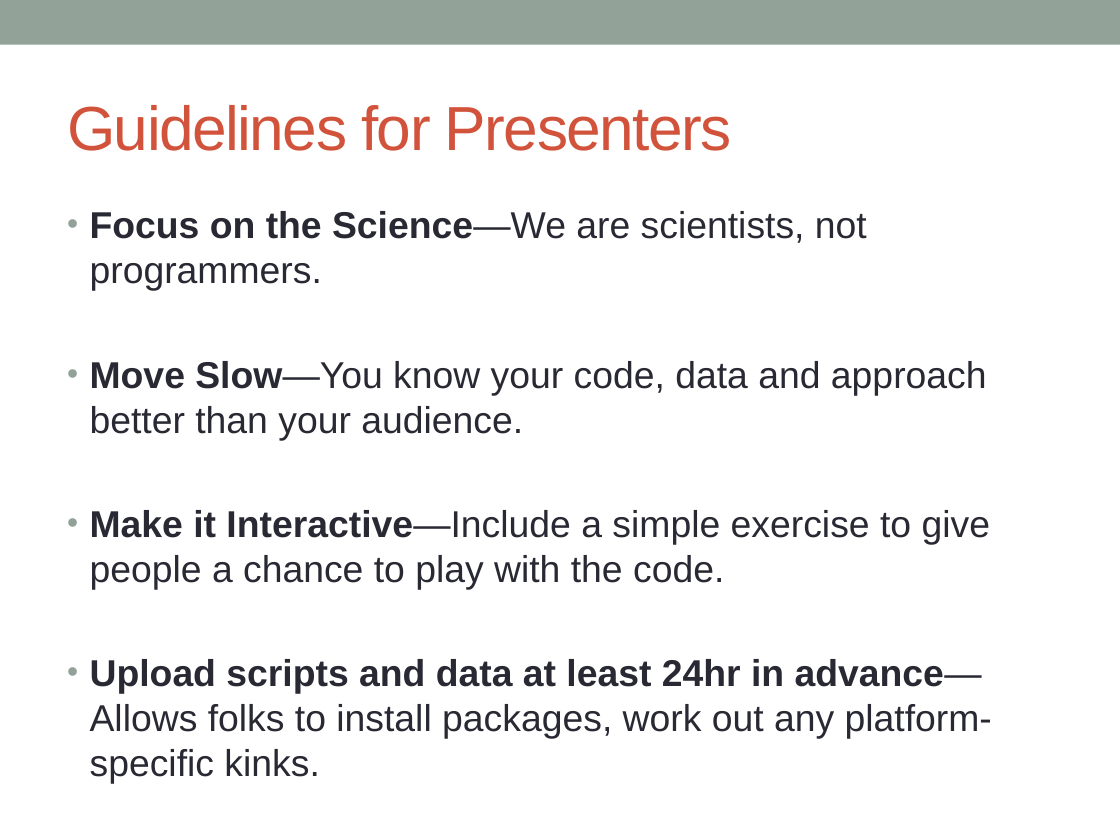
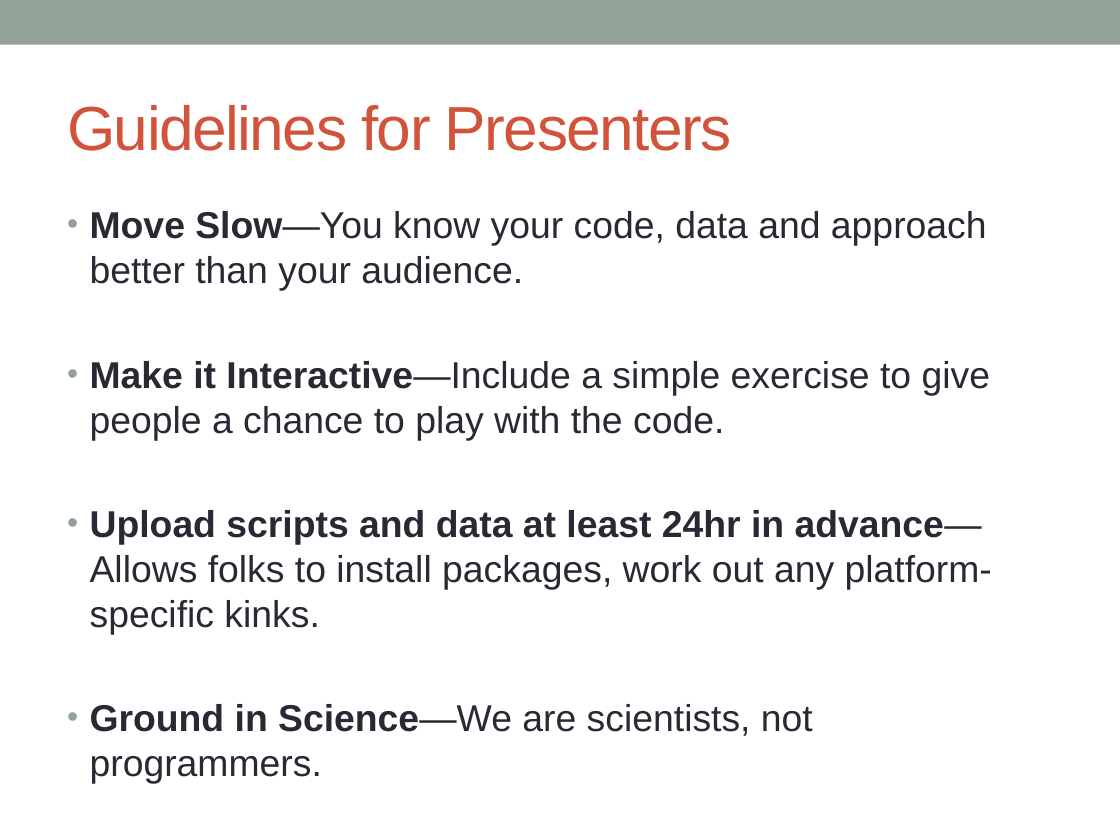
Before and after one commit to patrickagreen/Wk1_Intro_RSeminar_W2022, a slide deck: slide 8 of Week1_Introduction.pptx (slide 9 before the commit). Drawn at 1120x840 pixels with LibreOffice and Linux fonts; fonts in the diff are those of the drawing. Boxes give left, top, right and bottom in pixels: in the first picture for what was removed or moved away, otherwise in the second. Text is boxed around its words. In the diff, an @@ line names an element or a change of style, - is before the commit and + after.

```diff
--- a/Week1_Introduction.pptx
+++ b/Week1_Introduction.pptx
@@ text at bbox=[90, 211, 867, 291]: paragraph removed @@
-• Focus on the Science—We are scientists, not programmers.
@@ text at bbox=[90, 704, 813, 784]: paragraph added @@
+• Ground in Science—We are scientists, not programmers.
```
Also in this commit, not shown: 1 other slide changed, 1 slide removed, 2 other files.
